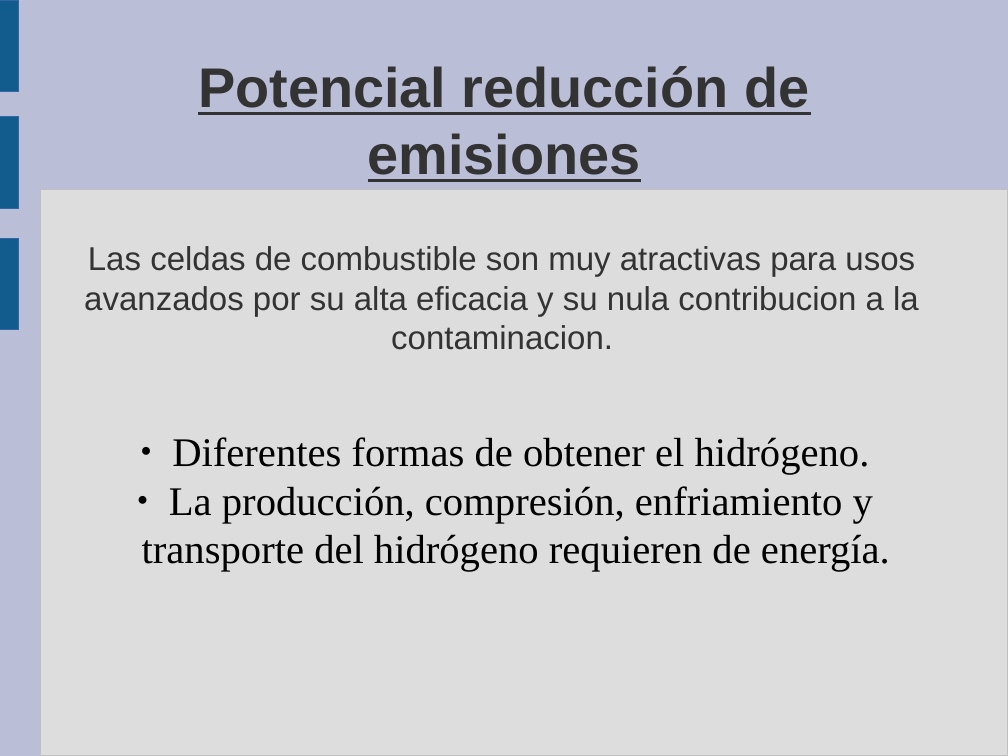
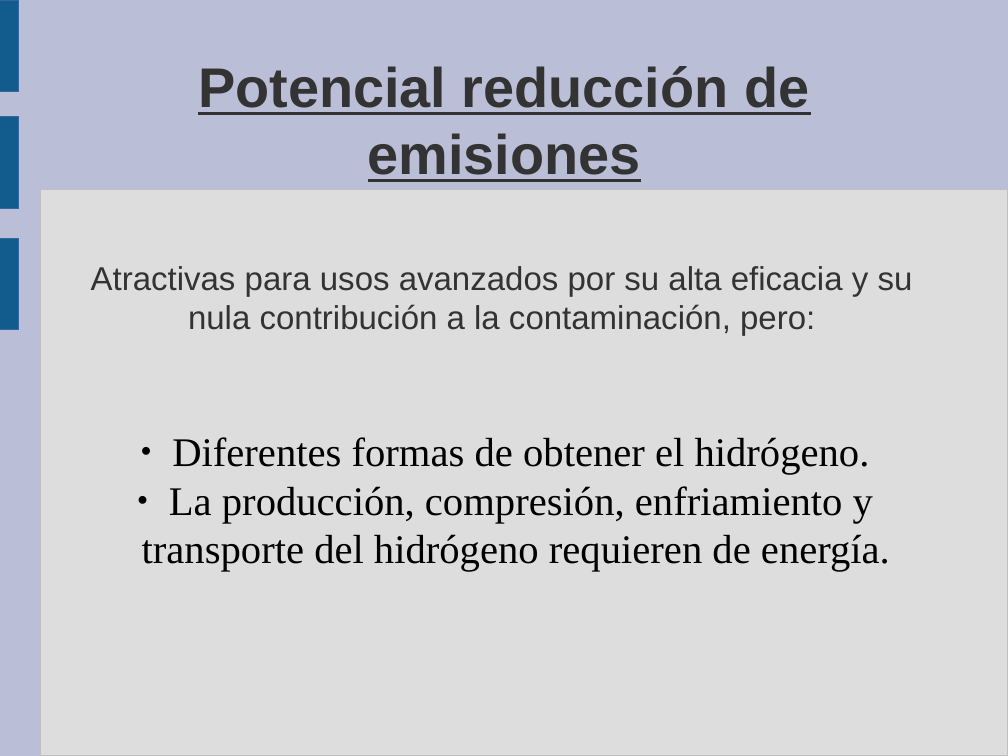
Before and after one commit to guanucoluis/proyecto5r1, a slide deck: slide 13 of Catedras/Tecnologia/MARCO.odp. Drawn at 1008x756 pixels with LibreOffice and Linux fonts; fonts in the diff are those of the drawing. Boxes give left, top, right and bottom in pixels: in the first picture for what was removed or moved away, otherwise in the second. Text is boxed around its words. In the diff, an @@ line names an element or a change of style, - is before the commit and + after.

```diff
--- a/Catedras/Tecnologia/MARCO.odp
+++ b/Catedras/Tecnologia/MARCO.odp
@@ title at box(91, 266, 913, 336): text changed @@
-Las celdas de combustible son muy atractivas para usos avanzados por su alta eficacia y su nula contribucion a la contaminacion.
+Atractivas para usos avanzados por su alta eficacia y su nula contribución a la contaminación, pero:
```
Also in this commit, not shown: 13 other slides changed, 1 other file.
